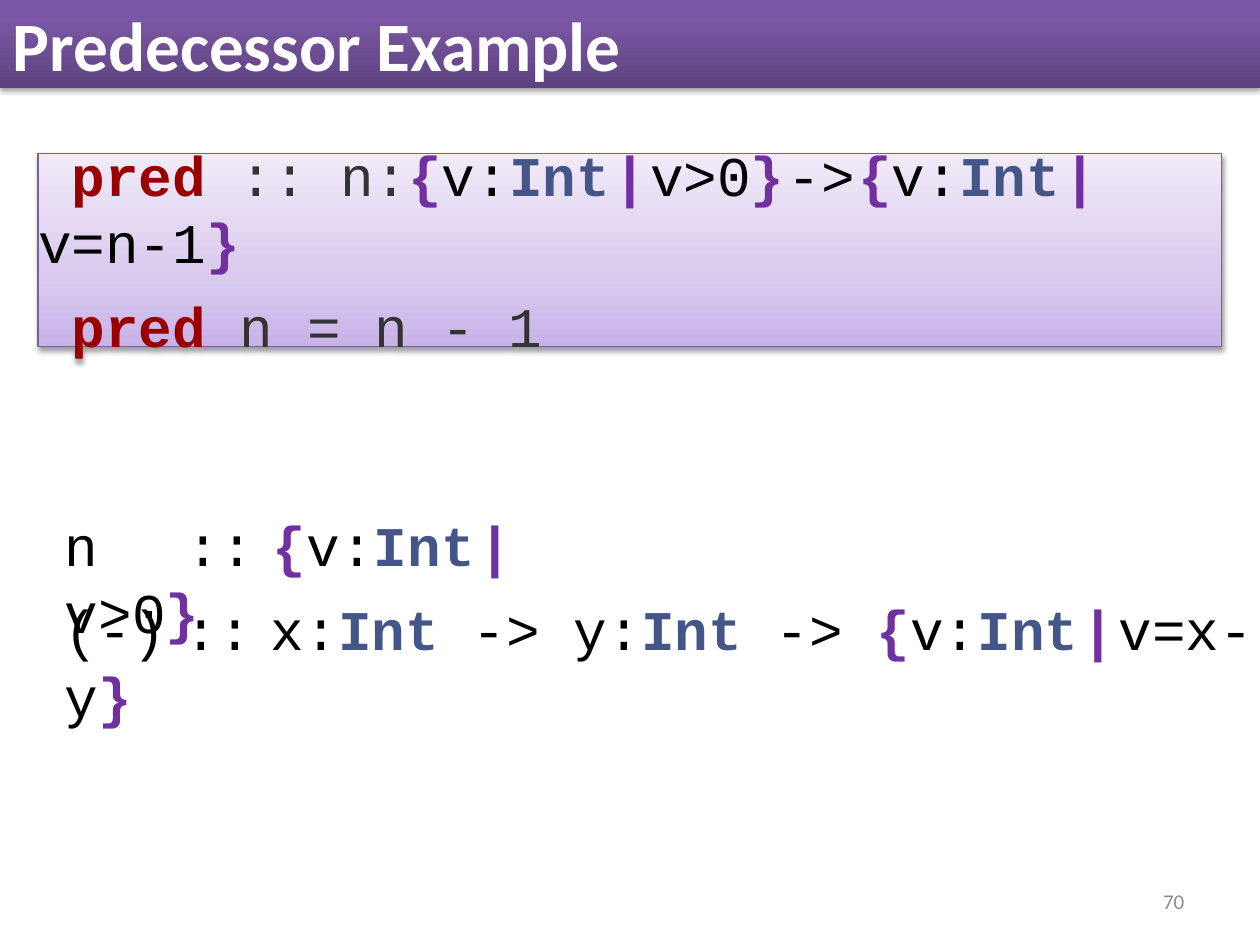
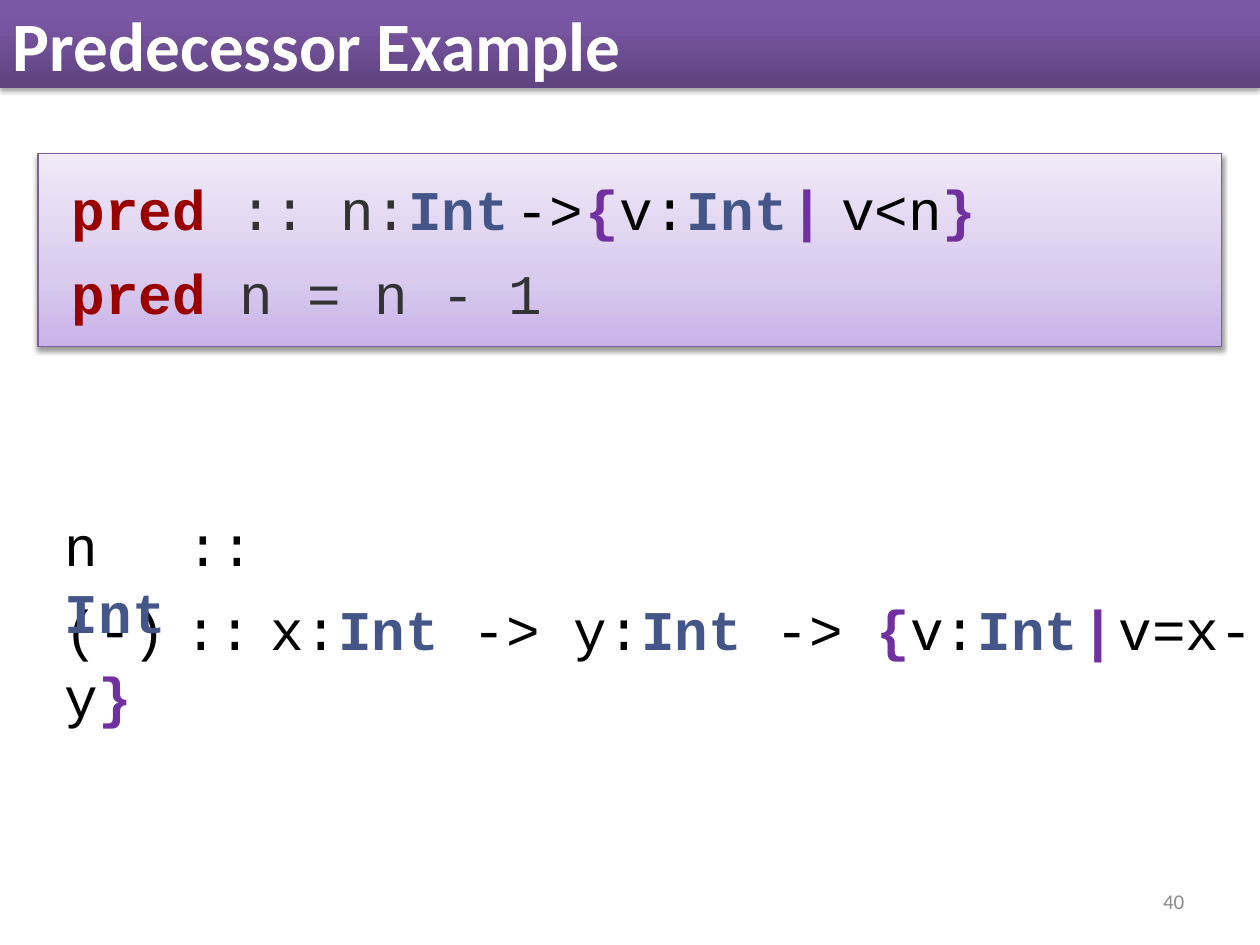
Before and after one commit to nikivazou/research_exam, a slide deck: slide 40 of slides/Research_Exam.pptx (slide 70 before the commit). Drawn at 1260x945 pixels with LibreOffice and Linux fonts; fonts in the diff are those of the drawing. Boxes give left, top, right and bottom in pixels: in the first picture for what was removed or moved away, otherwise in the second. Text is boxed around its words. In the diff, an @@ line names an element or a change of style, - is before the commit and + after.

```diff
--- a/slides/Research_Exam.pptx
+++ b/slides/Research_Exam.pptx
@@ text in rectangle at (x1=72, y1=190, x2=976, y2=242): text changed; bold on @@
-pred :: n:{v:Int | v>0} -> {v:Int | v=n-1}
+pred :: n:Int -> {v:Int | v<n}
@@ text at (x1=65, y1=536, x2=166, y2=648): text changed @@
-n :: {v:Int | v>0}
+n :: Int
@@ page number at (x1=1163, y1=895, x2=1184, y2=909): text changed @@
-70
+40
```
Also in this commit, not shown: 55 other slides changed, 8 slides added, 34 slides removed, 1 other file.
